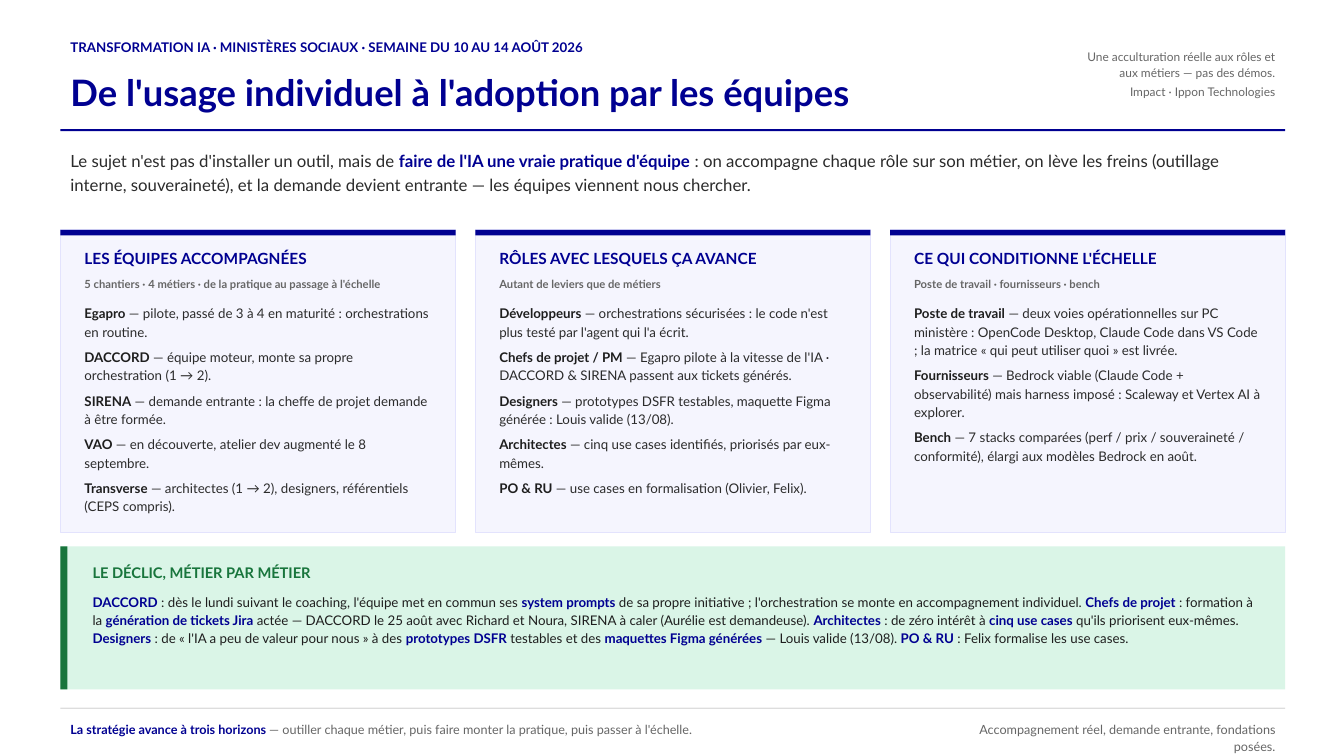
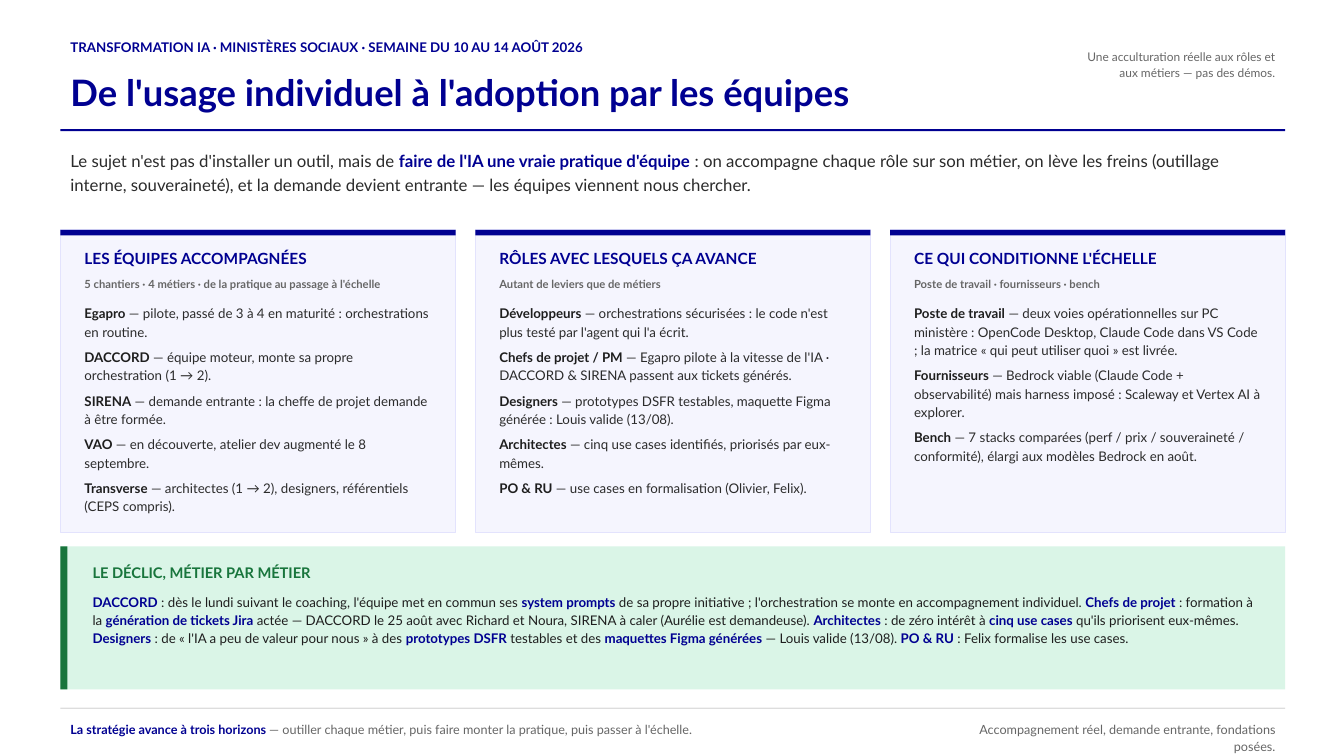
Before and after one commit to SocialGouv/transfo-ia, a slide deck: slide 1 of Livrables/Recit-Mission2/Impact_Adoption-IA_1-slide.pptx. Drawn at 1344x756 pixels with LibreOffice and Linux fonts; fonts in the diff are those of the drawing. Boxes give left, top, right and bottom in pixels: in the first picture for what was removed or moved away, otherwise in the second. Text is boxed around its words. In the diff, an @@ line names an element or a change of style, - is before the commit and + after.

```diff
--- a/Livrables/Recit-Mission2/Impact_Adoption-IA_1-slide.pptx
+++ b/Livrables/Recit-Mission2/Impact_Adoption-IA_1-slide.pptx
@@ text at (x1=1130, y1=87, x2=1276, y2=98): paragraph removed @@
-Impact · Ippon Technologies
```
Also in this commit, not shown: 7 other files.
